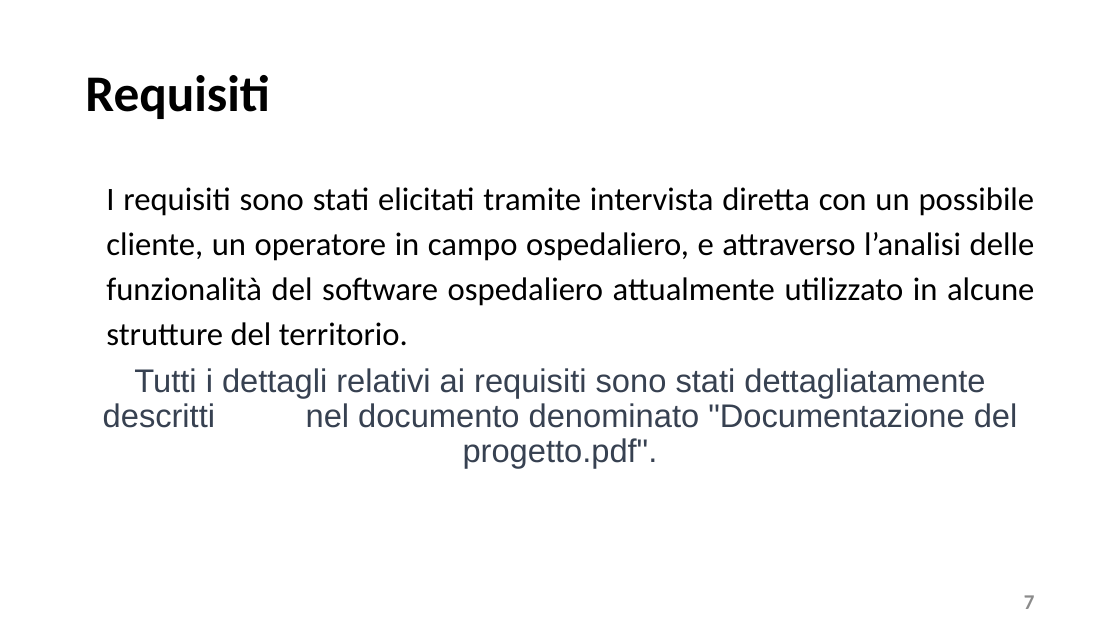
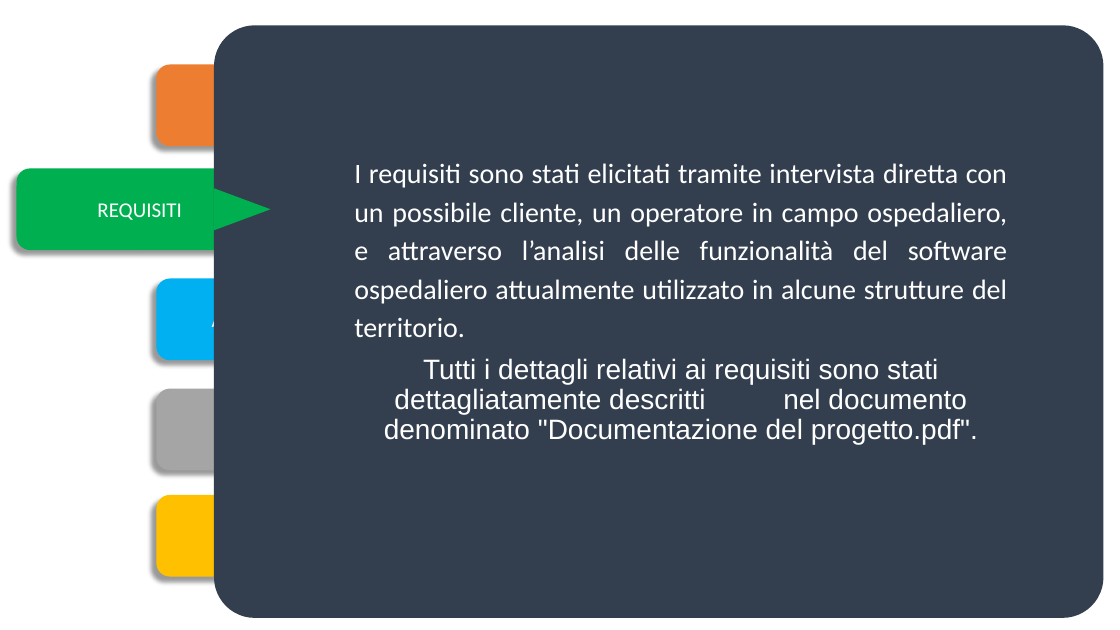
Before and after one commit to FilippoBolis/MED_Progetto_Ing_Software_23_24, a slide deck: slide 7 of MED/doc/Presentazione M.E.D.pptx. Drawn at 1120x630 pixels with LibreOffice and Linux fonts; fonts in the diff are those of the drawing. Boxes give left, top, right and bottom in pixels: in the first picture for what was removed or moved away, otherwise in the second. Text is boxed around its words. In the diff, an @@ line names an element or a change of style, - is before the commit and + after.

```diff
--- a/MED/doc/Presentazione M.E.D.pptx
+++ b/MED/doc/Presentazione M.E.D.pptx
@@ rounded rectangle added at <box>214,25,1104,618</box>, fill #333F50 @@
@@ rounded rectangle added at <box>156,65,398,146</box>, fill #ED7D31 @@
@@ text "I requisiti sono stati elicitati ...": place and size @@
-text "I requisiti sono stati elicitati ..." at <box>103,187,1035,468</box>
+text "I requisiti sono stati elicitati ..." at <box>354,163,1007,445</box>
@@ text "I requisiti sono stati elicitati ..." at <box>354,163,1007,445</box>: size 28 to 24 pt; text colour #000000 to #FFFFFF in "I requisiti sono stati elicitati tramite intervista ..."; text colour #374151 to #FFFFFF in "Tutti i dettagli relativi ai requisiti sono ..."; indent changed @@
@@ rounded rectangle "REQUISITI": place and size @@
-rounded rectangle "REQUISITI" at <box>85,75,270,119</box>
+rounded rectangle "REQUISITI" at <box>17,169,259,250</box>
@@ rounded rectangle "REQUISITI" at <box>17,169,259,250</box>: fill none to #00B050; shadow on @@
@@ text in rounded rectangle at <box>97,203,182,220</box>: text changed; size 44 to 18 pt; text colour #000000 to #FFFFFF; bold off @@
-Requisiti
+REQUISITI
@@ triangle added at <box>214,189,270,231</box>, fill #00B050 @@
@@ rounded rectangle added at <box>156,279,398,360</box>, fill #00B0F0, 18 pt, text #FFFFFF @@
+ARCHITETTURA
@@ rounded rectangle added at <box>156,389,398,471</box>, fill #A5A5A5 @@
@@ rounded rectangle added at <box>156,495,398,576</box>, fill #FFC000 @@
@@ page number removed at <box>1024,595,1035,609</box> @@
-7
```
Also in this commit, not shown: 12 other slides changed.
